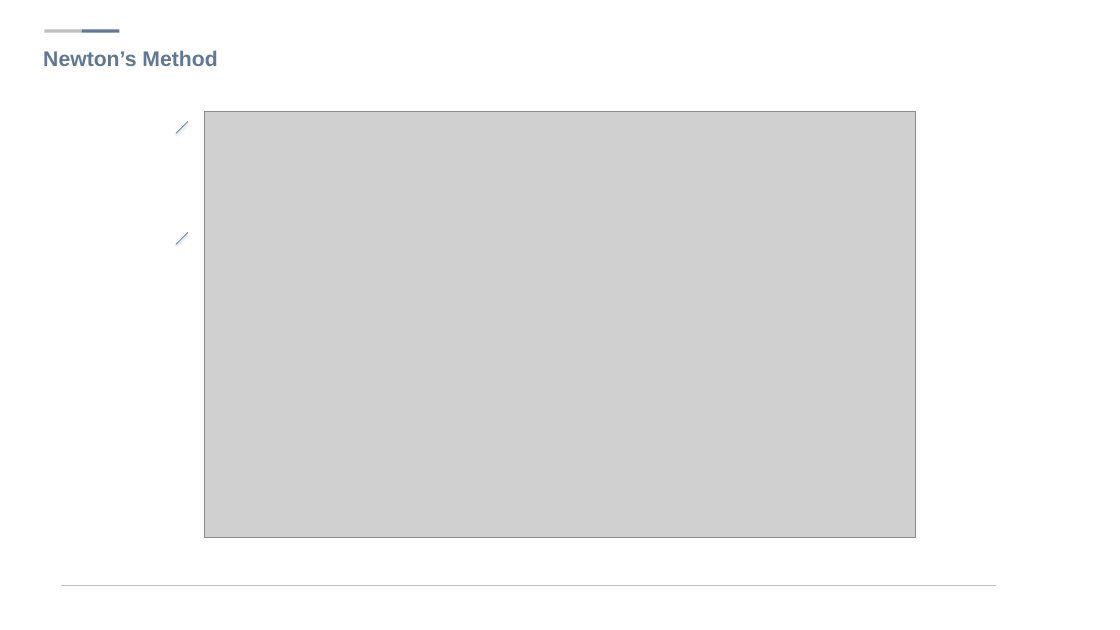
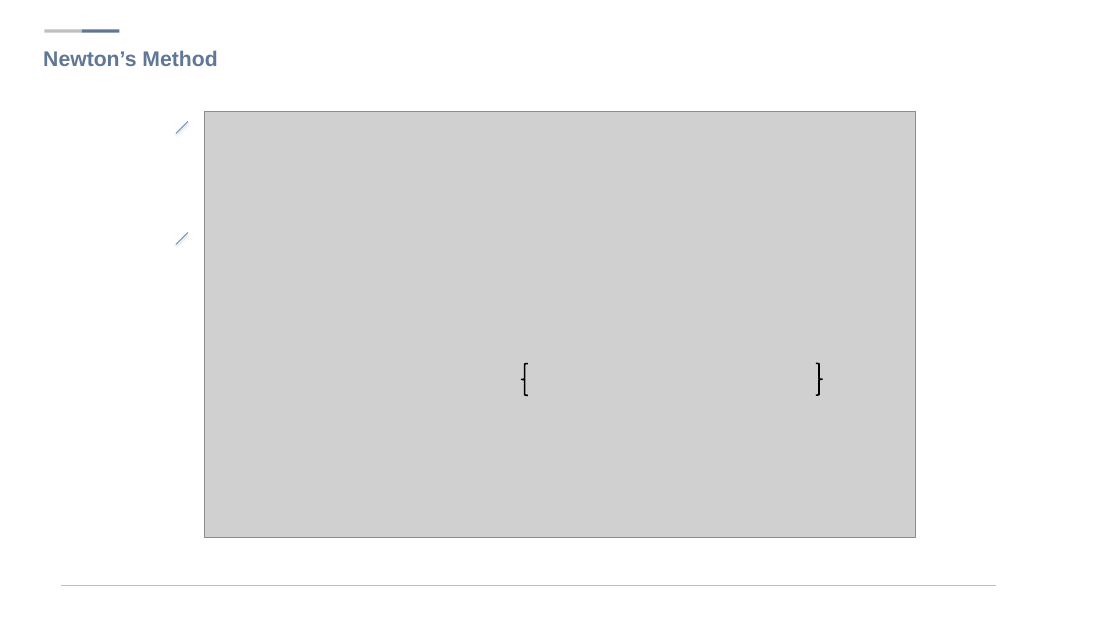
Before and after one commit to sjsong08/IDEALab_study, a slide deck: slide 7 of Machine Learning/5. Logistic Regression.pptx. Drawn at 1120x630 pixels with LibreOffice and Linux fonts; fonts in the diff are those of the drawing; grey boxes stand for pictures; background and template pictures are left out. Boxes give left, top, right and bottom in pixels: in the first picture for what was removed or moved away, otherwise in the second. Text is boxed around its words. In the diff, an @@ line names an element or a change of style, - is before the commit and + after.

Commit message:
modified 5

```diff
--- a/Machine Learning/5. Logistic Regression.pptx
+++ b/Machine Learning/5. Logistic Regression.pptx
@@ left brace added at <box>522,363,528,395</box>, outline #000000 1.5 pt @@
@@ left brace added at <box>816,363,822,395</box>, outline #000000 1.5 pt @@
```
